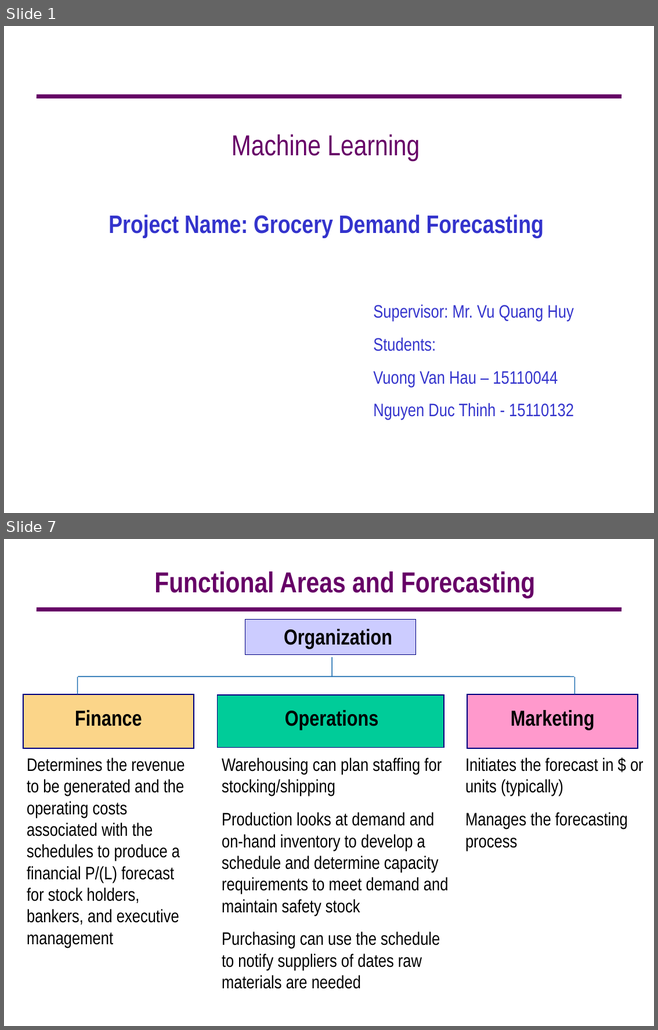
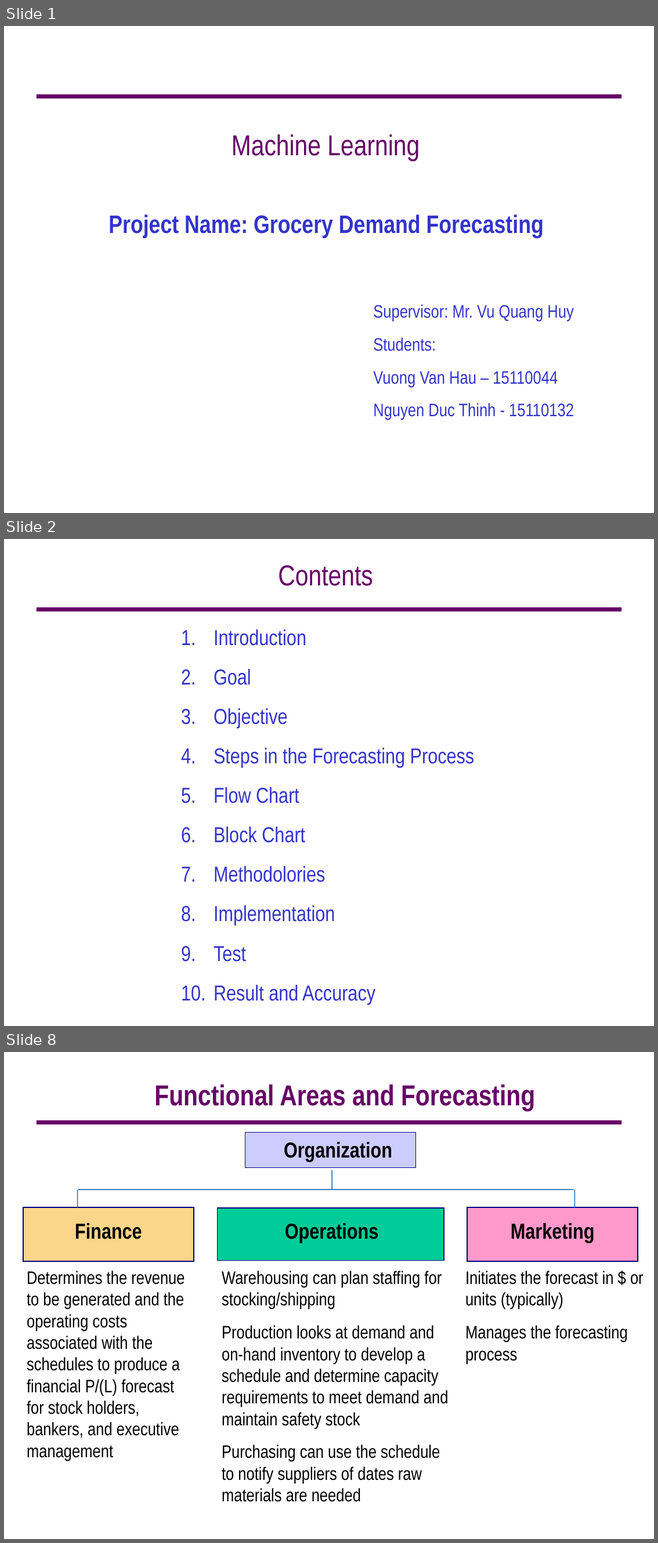
Before and after one commit to 15110132/MachineLearning-15110132_15110044-, a slide deck: Documents/MachineLearning.ppt. Shown one above the other, each under a label of ours: slides 1 and 7 before the commit, slides 1, 2 and 8 after it; the slides between them are not shown. The pictures are 658x1030 and 658x1543 pixels, drawn with LibreOffice and Linux fonts; fonts in the diff are those of the drawing; background and template pictures are left out. Boxes give left, top, right and bottom in pixels: in the first picture for what was removed or moved away, otherwise in the second. Text is boxed around its words. In the diff, an @@ line names an element or a change of style, - is before the commit and + after.

```diff
--- a/Documents/MachineLearning.ppt
+++ b/Documents/MachineLearning.ppt
@@ slide 2 added at (4,539,654,1026), background #FFFFFF; not listed: 1 template element that a slide beside it also shows @@
@@ text added at (278,565,372,586), 32 pt, text #660066 @@
+Contents
@@ text added at (213,629,474,1005), 24 pt, text #3333CC @@
+1. Introduction
+2. Goal
+3. Objective
+4. Steps in the Forecasting Process
+5. Flow Chart
+6. Block Chart
+7. Methodolories
+8. Implementation
+9. Test
+10. Result and Accuracy
@@ what was slide 7 is now slide 8 @@
```
Also in this commit, not shown: 8 slides changed, 9 other slides added.
